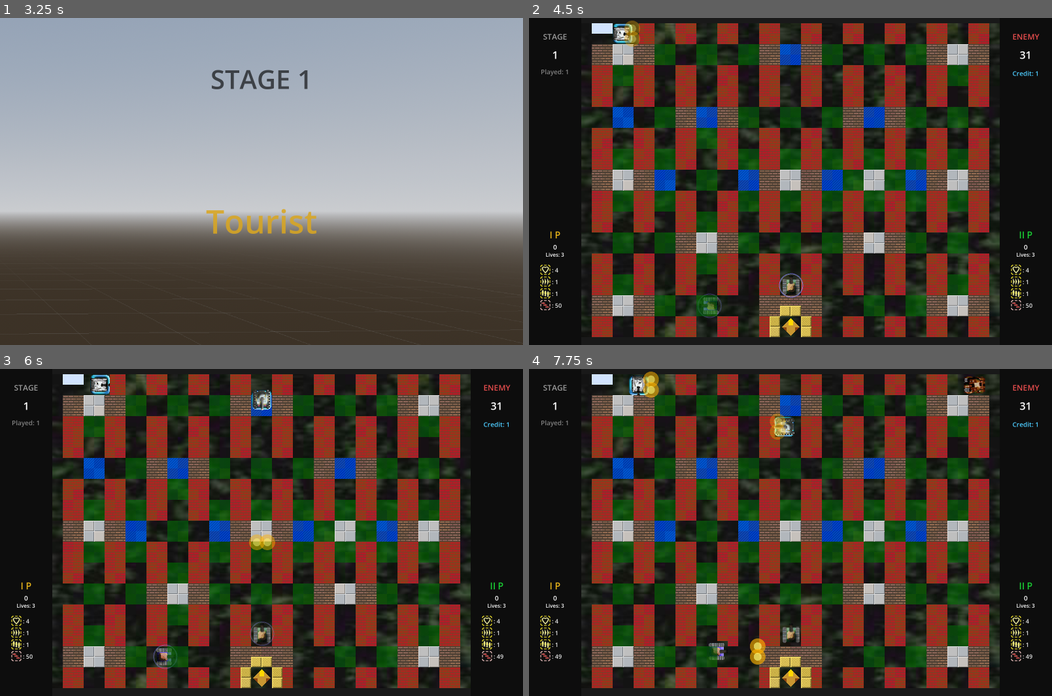
Above: before the commit, frames 1-4 (two rows, left to right).
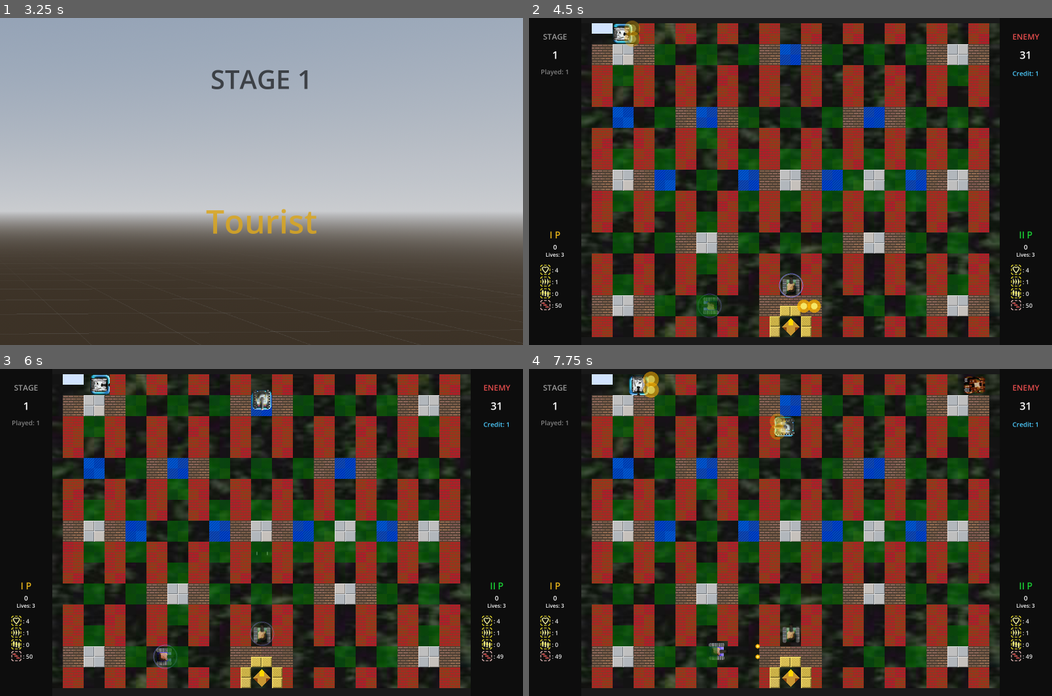
Above: after the commit, the same moments.

Repository: wasdwasd0105/tank-vibe-godot
Game: Godot game, scene res://scenes/main.tscn
The game is run twice, just before and just after one commit, with the same random seed, the same clock (stepped at 60 frames per second) and the same inputs.
Inputs:
- Up to frame 1 (3.25 s): tap Enter (ui_select) at 0.5, 0.77, 1.52, 2.75, 3.02 s; hold D (p1_right) 0.53-1.28 s; tap T (p1_shoot) at 0.6 s; tap Space at 1.25 s; hold S (p1_down) 1.28-2.03 s; tap Y (p1_shoot2) at 1.35 s; hold D (p1_right) 2.03-2.78 s; tap Down (p2_down) at 2.1 s; hold W (p1_up) from 2.78 s (still down); tap Left (p2_left) at 2.85 s
- Up to frame 2 (4.5 s): release W (p1_up) at 3.53 s; hold A (p1_left) from 3.53 s (still down); tap Right (p2_right) at 3.6 s; tap Enter (ui_select) at 3.77 s; tap [ (p2_shoot) at 4.35 s
- Up to frame 3 (6 s): tap Enter (ui_select) at 4.52 s; release A (p1_left) at 5.03 s; hold S (p1_down) 5.03-5.78 s; tap ] (p2_shoot2) at 5.1 s; hold D (p1_right) from 5.78 s (still down); tap Up (p2_up) at 5.85 s
- Up to frame 4 (7.75 s): tap Enter (ui_select) at 6.02, 6.77, 7.52 s; release D (p1_right) at 6.53 s; hold W (p1_up) 6.53-7.28 s; tap T (p1_shoot) at 6.6 s; hold D (p1_right) from 7.28 s (still down); tap Y (p1_shoot2) at 7.35 s

Frame 1 is identical in both runs. In frame 2, 0.2% of the frame differs, in the area x 5-96%, y 83-91%; in frame 3, 0.2%, in the area x 5-96%, y 50-85%; in frame 4, 0.2%.

Commit message:
new regular weapon

Diff:
--- a/scripts/autoload/game_manager.gd
+++ b/scripts/autoload/game_manager.gd
@@ -24,7 +24,7 @@
 var player_lives: Array[int] = [3, 3]
 var player_scores: Array[int] = [0, 0]
 var player_speed_levels: Array[int] = [1, 1]    # 0-3, default 1
-var player_weapon_levels: Array[int] = [1, 1]    # 0-3, default 1
+var player_weapon_levels: Array[int] = [0, 0]    # 0-3, default 0
 var player_secondary_weapon_types: Array[String] = ["rapid", "rapid"]
 var player_secondary_weapon_counts: Array[int] = [50, 50]  # default rapid reload_count
 var player_hp: Array[int] = [4, 4]                          # current HP, persists across stages
@@ -55,7 +55,7 @@
 	player_lives = [3, 3]
 	player_scores = [0, 0]
 	player_speed_levels = [1, 1]
-	player_weapon_levels = [1, 1]
+	player_weapon_levels = [0, 0]
 	player_secondary_weapon_types = ["rapid", "rapid"]
 	player_secondary_weapon_counts = [50, 50]
 	player_hp = [4, 4]
@@ -105,7 +105,7 @@
 	player_lives[player_id] -= 1
 	# Reset stats to defaults on death
 	player_speed_levels[player_id] = 1
-	player_weapon_levels[player_id] = 1
+	player_weapon_levels[player_id] = 0
 	player_secondary_weapon_types[player_id] = "rapid"
 	player_secondary_weapon_counts[player_id] = CookieData.WEAPON_DATA["rapid"]["reload_count"]
 	player_hp[player_id] = 4  # DEFAULT_HP
@@ -134,7 +134,7 @@
 	credits -= 1
 	player_lives[player_id] = 3
 	player_speed_levels[player_id] = 1
-	player_weapon_levels[player_id] = 1
+	player_weapon_levels[player_id] = 0
 	player_secondary_weapon_types[player_id] = "rapid"
 	player_secondary_weapon_counts[player_id] = CookieData.WEAPON_DATA["rapid"]["reload_count"]
 	player_hp[player_id] = 4
--- a/scripts/autoload/save_manager.gd
+++ b/scripts/autoload/save_manager.gd
@@ -210,7 +210,7 @@
 	gm.player_scores[pid] = pdata.get("score", 0)
 	gm.player_lives[pid] = pdata.get("lives", 3)
 	gm.player_hp[pid] = pdata.get("hp", 4)
-	gm.player_weapon_levels[pid] = pdata.get("weapon_level", 1)
+	gm.player_weapon_levels[pid] = pdata.get("weapon_level", 0)
 	gm.player_speed_levels[pid] = pdata.get("speed_level", 1)
 	gm.player_secondary_weapon_counts[pid] = pdata.get("special_weapon_count", 50)
 	gm.player_secondary_weapon_types[pid] = pdata.get("special_weapon_type", "rapid")
@@ -231,7 +231,7 @@
 	gm.player_scores[pid] = 0
 	gm.player_hp[pid] = 4
 	gm.player_speed_levels[pid] = 1
-	gm.player_weapon_levels[pid] = 1
+	gm.player_weapon_levels[pid] = 0
 	gm.player_secondary_weapon_types[pid] = "rapid"
 	gm.player_secondary_weapon_counts[pid] = 50
 	gm.player_addons[pid] = []
--- a/scripts/game.gd
+++ b/scripts/game.gd
@@ -165,7 +165,7 @@
 		if GameManager.player_active[pid]:
 			GameManager.player_lives[pid] = -1
 			GameManager.player_speed_levels[pid] = 1
-			GameManager.player_weapon_levels[pid] = 1
+			GameManager.player_weapon_levels[pid] = 0
 			GameManager.player_secondary_weapon_types[pid] = "rapid"
 			GameManager.player_secondary_weapon_counts[pid] = CookieData.WEAPON_DATA["rapid"]["reload_count"]
 			GameManager.player_hp[pid] = 4
--- a/scripts/tanks/base_tank.gd
+++ b/scripts/tanks/base_tank.gd
@@ -5,6 +5,7 @@
 const TILE_SIZE: int = 32
 const TANK_SIZE: int = 64  # Tanks occupy 2x2 tiles
 const HALF_TANK: int = 32  # Half of tank size for boundary clamping
+const DEFAULT_BULLET_LANE_OFFSETS: Array[float] = [-16.0, 16.0]
 
 # Playfield boundaries in global coordinates (Playfield at 160,16; grid 40x30 @ 32px)
 const PLAYFIELD_MIN_X: float = 192.0   # 160 + 32 (half tank inset)
@@ -64,21 +65,36 @@
 func shoot() -> void:
 	if active_bullets >= max_bullets or not can_shoot:
 		return
+	_begin_shot()
+	_spawn_bullet(
+		global_position + current_direction * (TANK_SIZE * 0.5),
+		DEFAULT_BULLET_LANE_OFFSETS,
+		DEFAULT_BULLET_LANE_OFFSETS
+	)
+
+func _begin_shot() -> void:
 	can_shoot = false
 	if shoot_cooldown:
 		shoot_cooldown.start()
 	active_bullets += 1
 
+func _spawn_bullet(
+	spawn_position: Vector2,
+	visual_lane_offsets: Array[float],
+	collision_lane_offsets: Array[float]
+) -> void:
 	var bullet_scene := preload("res://scenes/tanks/bullet.tscn")
-	var bullet: Node2D = bullet_scene.instantiate()
+	var bullet: Bullet = bullet_scene.instantiate()
 	bullet.direction = current_direction
 	bullet.speed = bullet_speed
 	bullet.owner_tank = self
 	bullet.is_player_bullet = is_in_group("players")
+	bullet.visual_lane_offsets = visual_lane_offsets.duplicate()
+	bullet.collision_lane_offsets = collision_lane_offsets.duplicate()
 	# Weapon level 3 player tanks can destroy steel
 	if self is PlayerTank and self.weapon_level >= 3:
 		bullet.can_destroy_steel = true
-	bullet.global_position = global_position + current_direction * (TANK_SIZE * 0.5)
+	bullet.global_position = spawn_position
 
 	# Set collision layers based on owner
 	if bullet.is_player_bullet:
@@ -99,6 +115,9 @@
 		bullets_container.add_child(bullet)
 	else:
 		get_tree().current_scene.add_child(bullet)
+
+func _get_firing_right_vector() -> Vector2:
+	return Vector2(-current_direction.y, current_direction.x)
 
 func on_bullet_destroyed() -> void:
 	active_bullets = maxi(active_bullets - 1, 0)
--- a/scripts/tanks/bullet.gd
+++ b/scripts/tanks/bullet.gd
@@ -6,57 +6,68 @@
 var owner_tank: BaseTank = null
 var is_player_bullet: bool = true
 var can_destroy_steel: bool = false
+var visual_lane_offsets: Array[float] = [-16.0, 16.0]
+var collision_lane_offsets: Array[float] = [-16.0, 16.0]
 var _destroyed: bool = false
 
 var _level_manager: LevelManager = null
 
-# Bullet visual: 2 parallel lines (one per tile lane)
-const LINE_LENGTH: float = 10.0   # length of each line
-const LINE_SPACING: float = 32.0  # gap between the two lines = 1 tile width
-const LINE_WIDTH: float = 2.0     # thickness of each line
+const BULLET_LENGTH: float = 10.0
+const BULLET_THICKNESS: float = 10.0
+const LINE_WIDTH: float = 2.0
 
 func _ready() -> void:
 	area_entered.connect(_on_area_entered)
 	body_entered.connect(_on_body_entered)
 	monitoring = true
 	monitorable = true
-	# Remove sprite child if it exists (we draw manually now)
+
 	var old_sprite = get_node_or_null("Sprite2D")
 	if old_sprite:
 		old_sprite.queue_free()
-	# Adjust collision shape to match 2-tile-wide bullet
+
+	if visual_lane_offsets.is_empty():
+		visual_lane_offsets = [0.0]
+	if collision_lane_offsets.is_empty():
+		collision_lane_offsets = visual_lane_offsets.duplicate()
+
 	var col_shape = get_node_or_null("CollisionShape2D")
 	if col_shape and col_shape.shape is RectangleShape2D:
 		var rect := col_shape.shape as RectangleShape2D
+		var lane_span := _get_lane_span(collision_lane_offsets)
+		var cross_size := maxf(BULLET_THICKNESS, lane_span + BULLET_THICKNESS)
 		if direction == Vector2.UP or direction == Vector2.DOWN:
-			rect.size = Vector2(48, 10)  # wide horizontally for vertical bullets
+			rect.size = Vector2(cross_size, BULLET_LENGTH)
 		else:
-			rect.size = Vector2(10, 48)  # tall vertically for horizontal bullets
-	# Cache level manager reference
+			rect.size = Vector2(BULLET_LENGTH, cross_size)
+
 	var game = get_tree().get_first_node_in_group("game")
 	if game and game.has_method("get_level_manager"):
 		_level_manager = game.get_level_manager()
+
 	queue_redraw()
+
+func _get_lane_span(offsets: Array[float]) -> float:
+	if offsets.size() <= 1:
+		return 0.0
+
+	var min_offset: float = offsets[0]
+	var max_offset: float = offsets[0]
+	for lane_offset in offsets:
+		min_offset = minf(min_offset, lane_offset)
+		max_offset = maxf(max_offset, lane_offset)
+	return max_offset - min_offset
 
 func _draw() -> void:
 	var color := Color.WHITE
-	# Draw 2 parallel lines based on travel direction, spaced one tile apart
+	var half_len := BULLET_LENGTH / 2.0
+
 	if direction == Vector2.UP or direction == Vector2.DOWN:
-		# Vertical bullet: two vertical lines side by side (one per tile column)
-		var half_len := LINE_LENGTH / 2.0
-		var offset := LINE_SPACING / 2.0
-		# Left line
-		draw_line(Vector2(-offset, -half_len), Vector2(-offset, half_len), color, LINE_WIDTH)
-		# Right line
-		draw_line(Vector2(offset, -half_len), Vector2(offset, half_len), color, LINE_WIDTH)
+		for lane_offset in visual_lane_offsets:
+			draw_line(Vector2(lane_offset, -half_len), Vector2(lane_offset, half_len), color, LINE_WIDTH)
 	else:
-		# Horizontal bullet: two horizontal lines stacked (one per tile row)
-		var half_len := LINE_LENGTH / 2.0
-		var offset := LINE_SPACING / 2.0
-		# Top line
-		draw_line(Vector2(-half_len, -offset), Vector2(half_len, -offset), color, LINE_WIDTH)
-		# Bottom line
-		draw_line(Vector2(-half_len, offset), Vector2(half_len, offset), color, LINE_WIDTH)
+		for lane_offset in visual_lane_offsets:
+			draw_line(Vector2(-half_len, lane_offset), Vector2(half_len, lane_offset), color, LINE_WIDTH)
 
 func _physics_process(delta: float) -> void:
 	if _destroyed:
@@ -65,54 +76,37 @@
 	var movement: Vector2 = direction * speed * delta
 	position += movement
 
-	# Check bounds (playfield at 160,16 — 40x30 tiles of 32px)
 	if position.x < 144 or position.x > 1456 or position.y < 0 or position.y > 992:
 		_destroy()
 		return
 
-	# Proactively check tile collision every frame using grid lookup
 	_check_tile_collision()
 
 func _check_tile_collision() -> void:
 	if not _level_manager or _destroyed:
 		return
 
-	# Bullets are 2-tiles wide (matching 2x2 tanks).
-	# The bullet position sits at the border between two tile lanes.
-	# We offset by half a tile in each perpendicular direction to find both lanes.
 	var perp: Vector2 = Vector2.ZERO
 	if direction == Vector2.UP or direction == Vector2.DOWN:
 		perp = Vector2.RIGHT
 	else:
 		perp = Vector2.DOWN
 
-	var half_tile: float = 16.0  # half of TILE_SIZE (32)
-
-	# Base positions along the travel direction (center + tip for anti-tunneling)
 	var base_positions: Array[Vector2] = [
 		global_position,
-		global_position + direction * 6.0,  # tip of bullet
+		global_position + direction * 6.0,
 	]
 
-	# Collect all unique tile positions to check across both lanes
 	var tiles_to_check: Array[Vector2i] = []
+	for base_pos in base_positions:
+		for lane_offset in collision_lane_offsets:
+			var lane_pos: Vector2 = base_pos + perp * lane_offset
+			var tile_pos: Vector2i = _level_manager.world_to_tile(lane_pos)
+			if tile_pos not in tiles_to_check:
+				tiles_to_check.append(tile_pos)
 
-	for base_pos in base_positions:
-		# Left/top lane
-		var lane1_pos: Vector2 = base_pos - perp * half_tile
-		var tile1: Vector2i = _level_manager.world_to_tile(lane1_pos)
-		if tile1 not in tiles_to_check:
-			tiles_to_check.append(tile1)
-		# Right/bottom lane
-		var lane2_pos: Vector2 = base_pos + perp * half_tile
-		var tile2: Vector2i = _level_manager.world_to_tile(lane2_pos)
-		if tile2 not in tiles_to_check:
-			tiles_to_check.append(tile2)
-
-	# First pass: check if any FG tile is solid (would stop the bullet)
 	var should_destroy: bool = false
 	var solid_tiles: Array[Vector2i] = []
-
 	for tile_pos in tiles_to_check:
 		if not _level_manager._fg_tile_data.has(tile_pos):
 			continue
@@ -123,11 +117,10 @@
 			should_destroy = true
 			solid_tiles.append(tile_pos)
 
-	# Second pass: damage all solid tiles simultaneously, then destroy bullet
 	if should_destroy:
 		for tile_pos in solid_tiles:
 			if not _level_manager._fg_tile_data.has(tile_pos):
-				continue  # tile may have been removed by a previous hit in this loop
+				continue
 			var data: Dictionary = _level_manager._fg_tile_data[tile_pos]
 			var code: int = data.get("code", 0)
 			var cat := LevelData.get_tile_category(code)
@@ -140,7 +133,7 @@
 					if can_destroy_steel:
 						_level_manager._remove_fg_tile(tile_pos)
 				LevelData.TileCategory.SUPER_BLOCK:
-					pass  # indestructible — bullet just stops
+					pass
 		_destroy()
 
 func _on_body_entered(body: Node2D) -> void:
@@ -149,7 +142,6 @@
 	if body == owner_tank:
 		return
 
-	# Tank hits
 	if is_player_bullet and body is EnemyTank:
 		if body.is_bullet_blocked(direction):
 			_destroy()
@@ -166,8 +158,6 @@
 	elif body.is_in_group("eagle"):
 		Events.base_destroyed.emit()
 		_destroy()
-	# Note: boundary walls and tile walls are now handled by _check_tile_collision()
-	# but we still catch boundaries here as backup
 	elif body.is_in_group("boundary"):
 		_destroy()
 
@@ -186,7 +176,7 @@
 	_destroyed = true
 	if owner_tank and is_instance_valid(owner_tank):
 		owner_tank.on_bullet_destroyed()
-	# Spawn two small explosions — one for each lane of the 2-wide bullet
+
 	var explosion_scene := preload("res://scenes/effects/explosion.tscn")
 	var effects_container = get_tree().get_first_node_in_group("effects_container")
 	var parent_node = effects_container if effects_container else get_tree().current_scene
@@ -197,9 +187,10 @@
 	else:
 		perp = Vector2.DOWN
 
-	for offset in [-16.0, 16.0]:
+	for lane_offset in collision_lane_offsets:
 		var explosion := explosion_scene.instantiate()
-		explosion.global_position = global_position + perp * offset
+		explosion.global_position = global_position + perp * lane_offset
 		explosion.scale = Vector2(1.0, 1.0)
 		parent_node.add_child(explosion)
+
 	queue_free()
--- a/scripts/tanks/player_tank.gd
+++ b/scripts/tanks/player_tank.gd
@@ -7,9 +7,9 @@
 const MAX_HP: int = 8
 const DEFAULT_HP: int = 4
 
-# --- Speed & weapon levels (0-3, default 1) ---
+# --- Speed & weapon levels (0-3, default 0) ---
 var speed_level: int = 1
-var weapon_level: int = 1
+var weapon_level: int = 0
 
 # --- Secondary weapon ---
 var secondary_weapon_type: String = "rapid"
@@ -59,6 +59,21 @@
 	3: 192.0,
 }
 
+const REGULAR_WEAPON_COOLDOWN_MAP: Dictionary = {
+	0: 0.7,
+	1: 0.4,
+	2: 0.3,
+	3: 0.25,
+}
+
+const PLAYER_MAX_ACTIVE_BULLETS: int = 12
+const FIRE_ROW_LEFT: float = -16.0
+const FIRE_ROW_MID: float = 0.0
+const FIRE_ROW_RIGHT: float = 16.0
+const MID_ROW_COLLISION_OFFSETS: Array[float] = [-16.0, 16.0]
+
+var _regular_fire_step: int = 0
+
 func _ready() -> void:
 	super._ready()
 	_input_prefix = "p%d_" % (player_id + 1)
@@ -150,8 +165,8 @@
 		if _damage_flash_timer <= 0 and sprite:
 			sprite.modulate = Color.WHITE
 
-	if Input.is_action_just_pressed(_input_prefix + "shoot"):
-		shoot()
+	if Input.is_action_pressed(_input_prefix + "shoot"):
+		shoot_regular()
 	if Input.is_action_just_pressed(_input_prefix + "shoot2"):
 		shoot_secondary()
 
@@ -165,19 +180,49 @@
 	move_speed = SPEED_MAP.get(speed_level, 128.0)
 
 func _apply_weapon_upgrade() -> void:
+	weapon_level = clampi(weapon_level, 0, 3)
 	match weapon_level:
 		0:
 			bullet_speed = 256.0
-			max_bullets = 1
+			max_bullets = PLAYER_MAX_ACTIVE_BULLETS
 		1:
 			bullet_speed = 384.0
-			max_bullets = 1
+			max_bullets = PLAYER_MAX_ACTIVE_BULLETS
 		2:
 			bullet_speed = 384.0
-			max_bullets = 2
+			max_bullets = PLAYER_MAX_ACTIVE_BULLETS
 		3:
 			bullet_speed = 384.0
-			max_bullets = 2
+			max_bullets = PLAYER_MAX_ACTIVE_BULLETS
+	_regular_fire_step = 0
+	if shoot_cooldown:
+		shoot_cooldown.wait_time = REGULAR_WEAPON_COOLDOWN_MAP.get(weapon_level, 0.4)
+
+func _get_regular_fire_rows() -> Array[float]:
+	match weapon_level:
+		2:
+			return [FIRE_ROW_LEFT, FIRE_ROW_RIGHT]
+		3:
+			return [FIRE_ROW_LEFT, FIRE_ROW_MID, FIRE_ROW_RIGHT]
+		_:
+			return [FIRE_ROW_MID]
+
+func shoot_regular() -> void:
+	if not can_shoot:
+		return
+
+	var fire_rows := _get_regular_fire_rows()
+	var row_offset: float = fire_rows[_regular_fire_step % fire_rows.size()]
+	_regular_fire_step = (_regular_fire_step + 1) % fire_rows.size()
+
+	_begin_shot()
+
+	var spawn_position := global_position + current_direction * (TANK_SIZE * 0.5)
+	spawn_position += _get_firing_right_vector() * row_offset
+	var collision_offsets: Array[float] = [0.0]
+	if is_zero_approx(row_offset):
+		collision_offsets = MID_ROW_COLLISION_OFFSETS
+	_spawn_bullet(spawn_position, [0.0], collision_offsets)
 
 # --- Cookie effect methods ---
 
@@ -332,11 +377,11 @@
 	GameManager.set_secondary_weapon(player_id, secondary_weapon_type, secondary_weapon_count)
 
 func shoot_secondary() -> void:
-	if secondary_weapon_count <= 0:
+	if secondary_weapon_count <= 0 or not can_shoot or active_bullets >= max_bullets:
 		return
 	secondary_weapon_count -= 1
 	GameManager.set_secondary_weapon(player_id, secondary_weapon_type, secondary_weapon_count)
-	shoot()
+	super.shoot()
 
 func _check_ice() -> void:
 	var game = get_tree().get_first_node_in_group("game")
